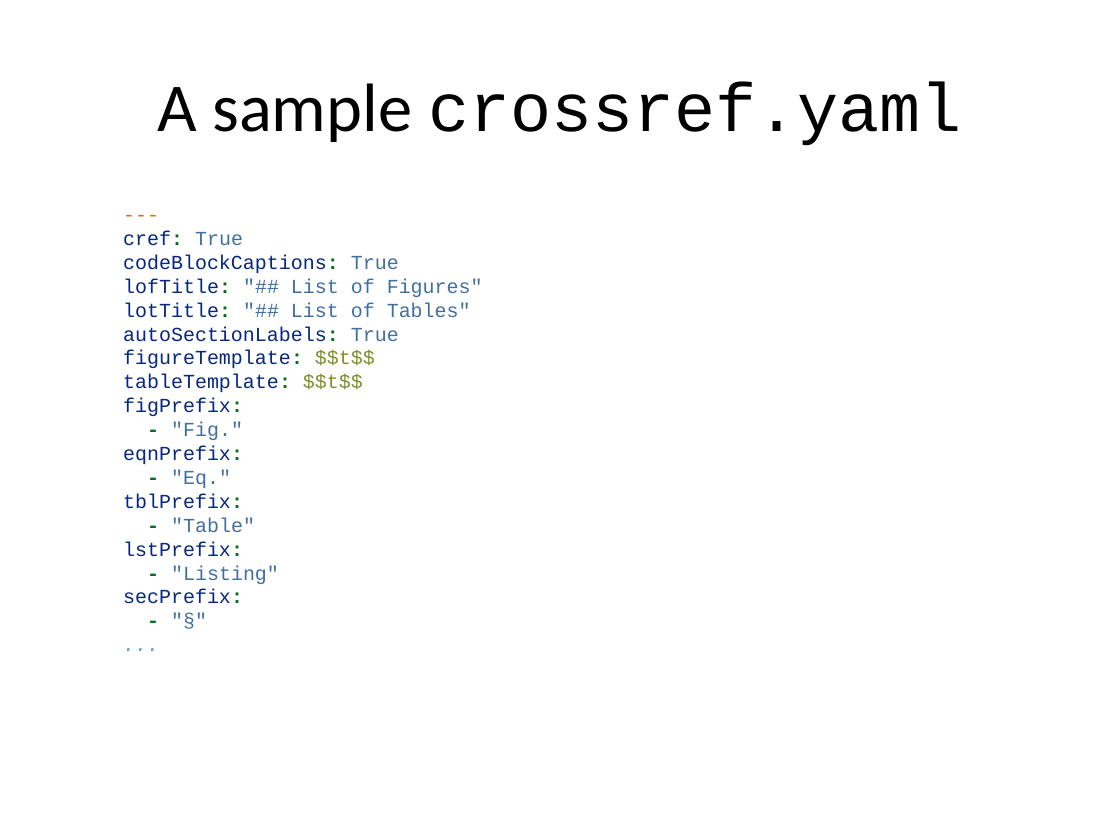
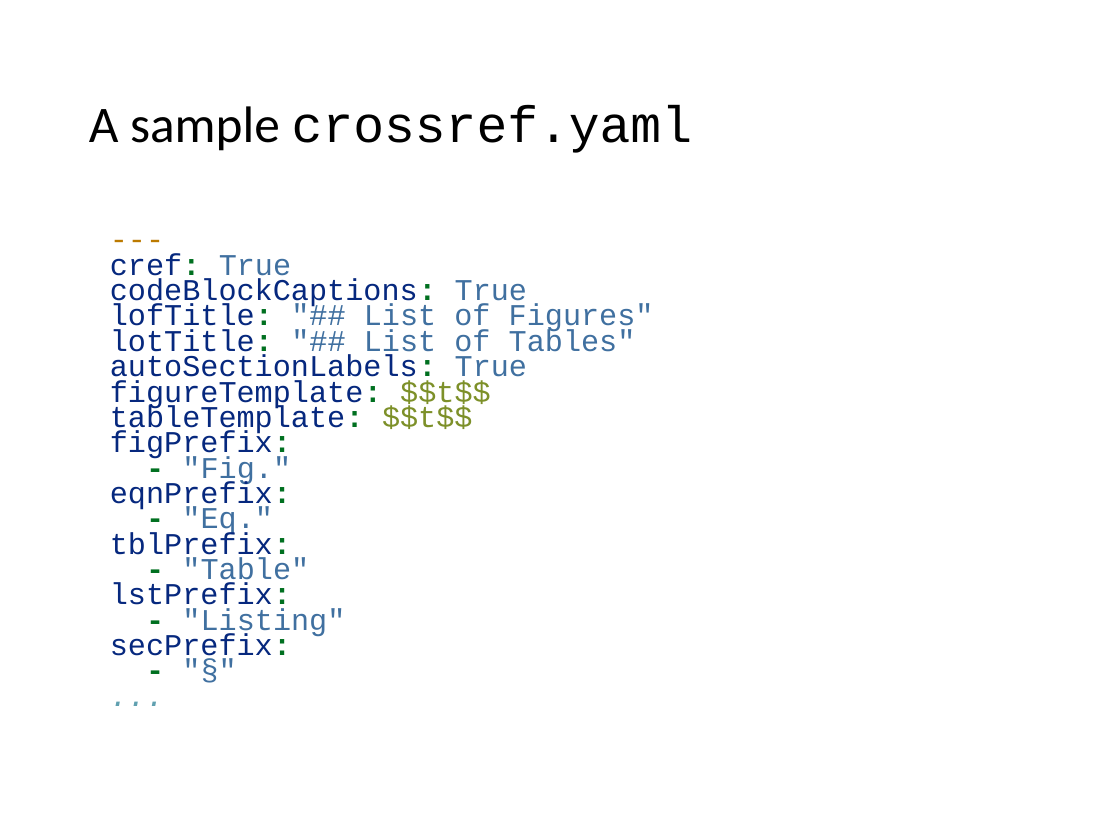
Before and after one commit to luk036/luk036.github.io, a slide deck: slide 21 of markdown/intro.pptx. Drawn at 1120x840 pixels with LibreOffice and Linux fonts; fonts in the diff are those of the drawing. Boxes give left, top, right and bottom in pixels: in the first picture for what was removed or moved away, otherwise in the second. Text is boxed around its words. In the diff, an @@ line names an element or a change of style, - is before the commit and + after.

```diff
--- a/markdown/intro.pptx
+++ b/markdown/intro.pptx
@@ title "A sample crossref.yaml": place and size @@
-title "A sample crossref.yaml" at (157,81,962,146)
+title "A sample crossref.yaml" at (89,105,692,153)
@@ title "A sample crossref.yaml" at (89,105,692,153): size 44 to 33 pt; alignment centre to left; line spacing 1 to 0.9 @@
@@ text "--- cref: True codeBlockCaptions: True ...": place and size @@
-text "--- cref: True codeBlockCaptions: True ..." at (123,231,483,604)
+text "--- cref: True codeBlockCaptions: True ..." at (110,253,654,663)
@@ text "--- cref: True codeBlockCaptions: True ..." at (110,253,654,663): size 12.8 to 19.4 pt; indent changed; line spacing 1 to 0.7; more space between paragraphs @@
```
Also in this commit, not shown: 27 other slides changed.
